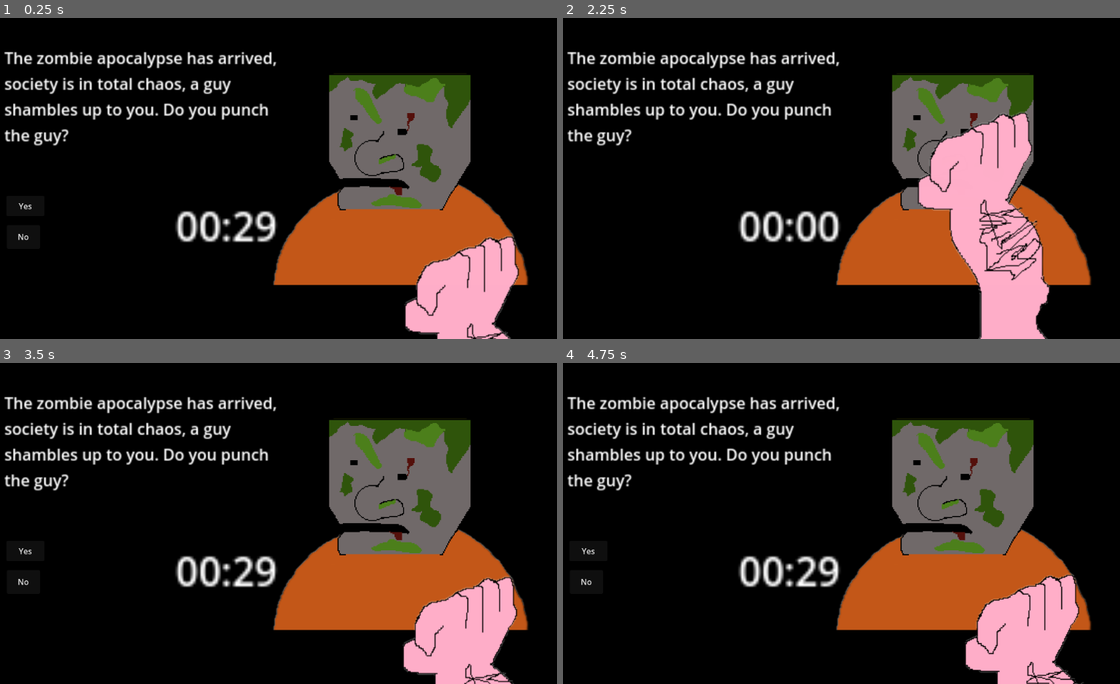
Above: before the commit, frames 1-4 (two rows, left to right).
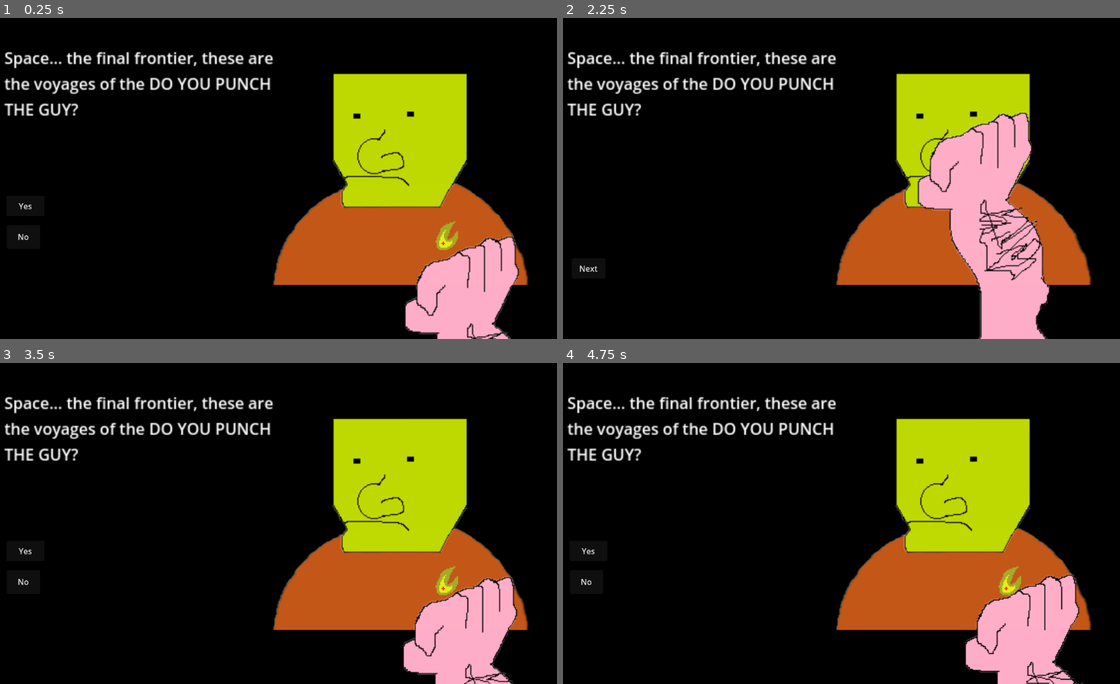
Above: after the commit, the same moments.

Repository: Do-You-Punch-The-Guy-Studios/do-you-punch-the-guy
Game: Godot game, scene res://scenes/the_guy_root_scene.tscn
The game is run twice, just before and just after one commit, with the same random seed, the same clock (stepped at 60 frames per second) and the same inputs.
Inputs:
- Up to frame 1 (0.25 s): no input
- Up to frame 2 (2.25 s): click "Yes" at 0.5 s; click "Next" at 1.25 s; click "Yes" at 2 s
- Up to frame 3 (3.5 s): click "Next" at 2.75 s
- Up to frame 4 (4.75 s): click "Yes" at 3.5 s; click "Next" at 4.25 s

The runs differ from the first frame. In frame 1, 15% of the frame differs, in the area x 0-85%, y 10-73%; in frame 2, 11%; in frame 3, 15%; in frame 4, 15%.
Error before the commit: Attempt to call function 'hide' in base 'null instance' on a null instance. (res://code/do-you-punch-the-guy-main.gd:220)

Commit message:
level 20

Diff:
--- a/code/do-you-punch-the-guy-main.gd
+++ b/code/do-you-punch-the-guy-main.gd
@@ -40,6 +40,7 @@
 	"question17":preload("res://scenes/question17.tscn"),
 	"question18":preload("res://scenes/question18.tscn"),
 	"question19":preload("res://scenes/question19.tscn"),
+	"question20":preload("res://scenes/question20.tscn"),
 	};
 @onready var yesButton = $YesButton;
 @onready var noButton = $NoButton;
@@ -108,7 +109,7 @@
 	currentQuestionIndex = nextQuestionIndex
 	nextQuestionIndex = questionIndexes.back()
 	questionIndexes.pop_back()
-	currentQuestionIndex =19;
+	currentQuestionIndex =20;
 	currentQuestion = questionInfo[str(currentQuestionIndex)];
 	if(currentQuestionIndex > 1):
 		self.add_child(questionScenes["question" + str(currentQuestionIndex)].instantiate())
--- a/data/questions.json
+++ b/data/questions.json
@@ -254,8 +254,12 @@
 		"question":"Space... the final frontier, these are the voyages of the DO YOU PUNCH THE GUY?",
 		"yes": true,
 		"no": true,
-		"yesTags":[],
-		"noTags":[],
+		"option3": false,
+		"yesTags":[],
+		"noTags":[],
+		"onQuestion": false,
+		"onYes": false,
+		"onNo": false,
 		"isActive": true
 	},
 	"21": {
--- /dev/null
+++ b/scenes/question20.tscn
@@ -0,0 +1,11 @@
+[gd_scene load_steps=2 format=3 uid="uid://btjuk4tffnveu"]
+
+[ext_resource type="Texture2D" uid="uid://i46n7s43uky1" path="res://assets/question20/badgeSprite.png" id="1_4pvmu"]
+
+[node name="Question20" type="Node2D"]
+
+[node name="BadgeSprite" type="Sprite2D" parent="."]
+z_index = 3
+position = Vector2(936, 442)
+scale = Vector2(0.7916667, 0.8020833)
+texture = ExtResource("1_4pvmu")
Binary file added: assets/question20/badgeSprite.png
Not shown, added: assets/question20/badgeSprite.png.import
